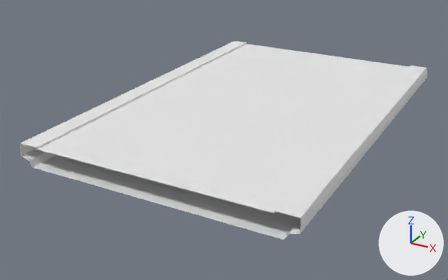
The OBJ model mesh/42/br4_elevated_segment-1_HC.obj as it was, and as the next commit left it.
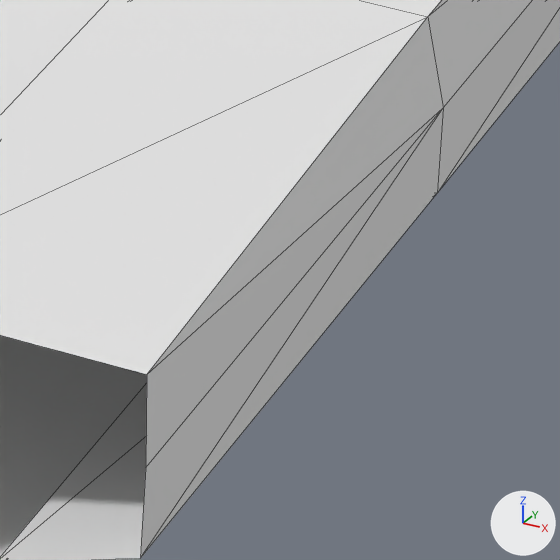
Each version appears first whole from a 50 mm camera at (42.4, -88.0, 35.4) aimed at (-3.6, -4.4, -6.5), and next in a close-up on the part from 64% to 75% of the width and 67% to 84% of the height. The lights are fixed; the arrows at lower right show +X, +Y and +Z. The close-ups show mesh edges as thin lines. Where no turn or scale is listed for an object, it has been applied to the vertices.

Names of what the first close-up shows: 'br4_elevated_segment-1_HC'.
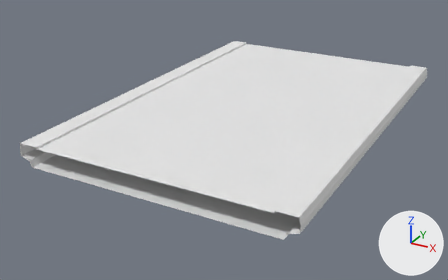
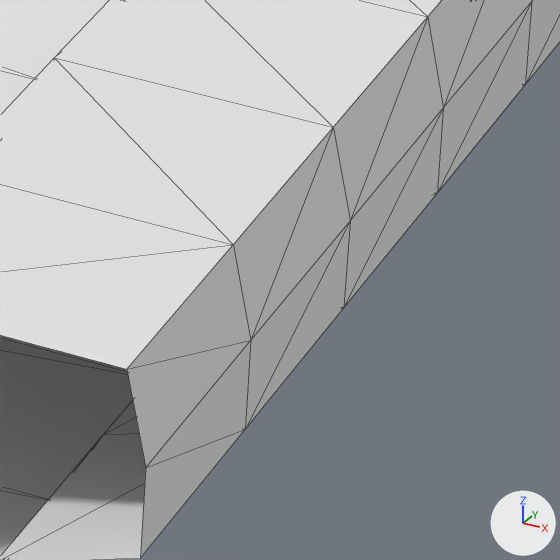
What differs and where, as boxes (x1, y1, x2, y2) in the close-ups (560 x 560 px):
part 1 of me_br4_elevated_segment_1_hc, built on: before (0, 17, 443, 467); after (0, 0, 560, 560)

Diff of the bpy script that builds the scene:
```diff
--- a/mesh/42/br4_elevated_segment-1_HC.obj.py
+++ b/mesh/42/br4_elevated_segment-1_HC.obj.py
@@ me_br4_elevated_segment_1_hc @@
 # used by ob_br4_elevated_segment_1_hc; location = (0.0, 0.0, 0.0)
-me_br4_elevated_segment_1_hc.from_pydata(...)  # 144 vertices, 256 faces; spans x -21.2..21.2, y -32.0..32.0, z -3.4..0.0
+me_br4_elevated_segment_1_hc.from_pydata(...)  # 400 vertices, 768 faces; spans x -21.2..21.2, y -32.0..32.0, z -3.4..0.0
+# me_br4_elevated_segment_1_hc part 1: 1 vertex removed from x 21.2, y -32.0, z 0.0; 257 vertices added at x -21.2..21.2, y -32.0..29.3, z -3.4..0.0
 me_br4_elevated_segment_1_hc.materials.append(mat_material_002)
```
